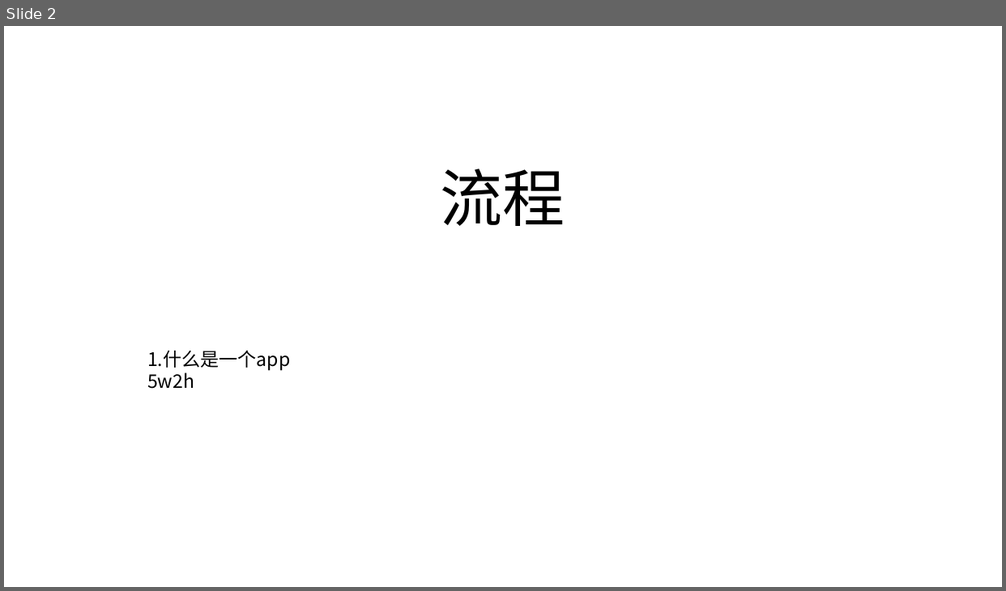
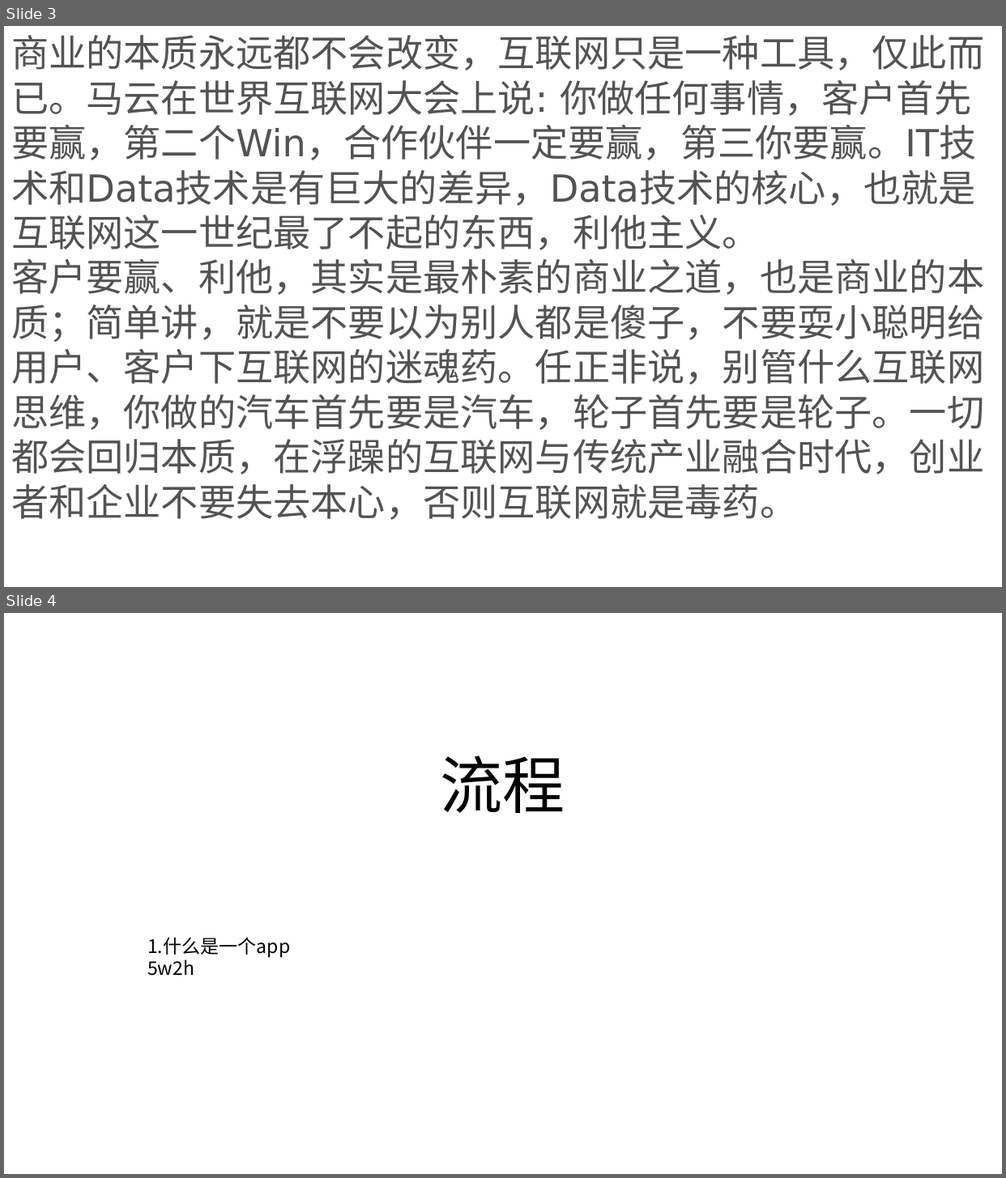
Before and after one commit to Shirley0202/notes, a slide deck: 分享/分享.pptx. Shown one above the other, each under a label of ours: slide 2 before the commit, slides 3 and 4 after it. The pictures are 1006x591 and 1006x1178 pixels, drawn with LibreOffice and Linux fonts; fonts in the diff are those of the drawing. Boxes give left, top, right and bottom in pixels: in the first picture for what was removed or moved away, otherwise in the second. Text is boxed around its words. In the diff, an @@ line names an element or a change of style, - is before the commit and + after.

```diff
--- a/分享/分享.pptx
+++ b/分享/分享.pptx
@@ slide 3 added at (4, 26, 1002, 587), background #FFFFFF @@
@@ text added at (11, 35, 984, 520), 36 pt, text #535353 @@
+商业的本质永远都不会改变，互联网只是一种工具，仅此而已。马云在世界互联网大会上说: 你做任何事情，客户首先要赢，第二个Win，合作伙伴一定要赢，第三你要赢。IT技术和Data技术是有巨大的差异，Data技术的核心，也就是互联网这一世纪最了不起的东西，利他主义。
+客户要赢、利他，其实是最朴素的商业之道，也是商业的本质；简单讲，就是不要以为别人都是傻子，不要耍小聪明给用户、客户下互联网的迷魂药。任正非说，别管什么互联网思维，你做的汽车首先要是汽车，轮子首先要是轮子。一切都会回归本质，在浮躁的互联网与传统产业融合时代，创业者和企业不要失去本心，否则互联网就是毒药。
@@ what was slide 2 is now slide 4 @@
```
Also in this commit, not shown: 1 slide changed, 2 other slides added, 1 slide removed, 2 other files.
